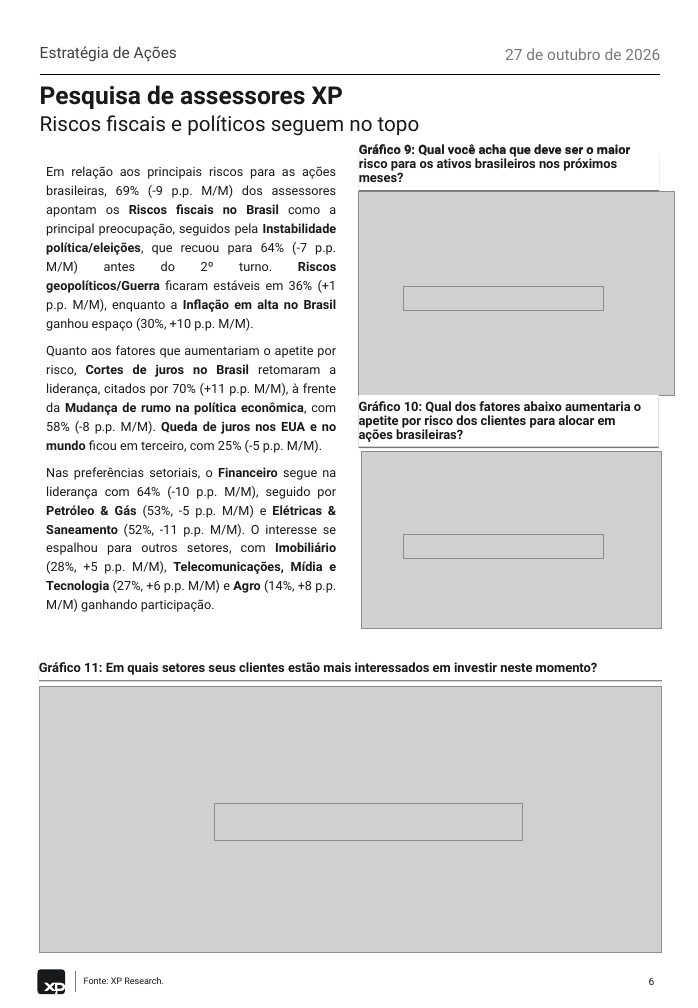
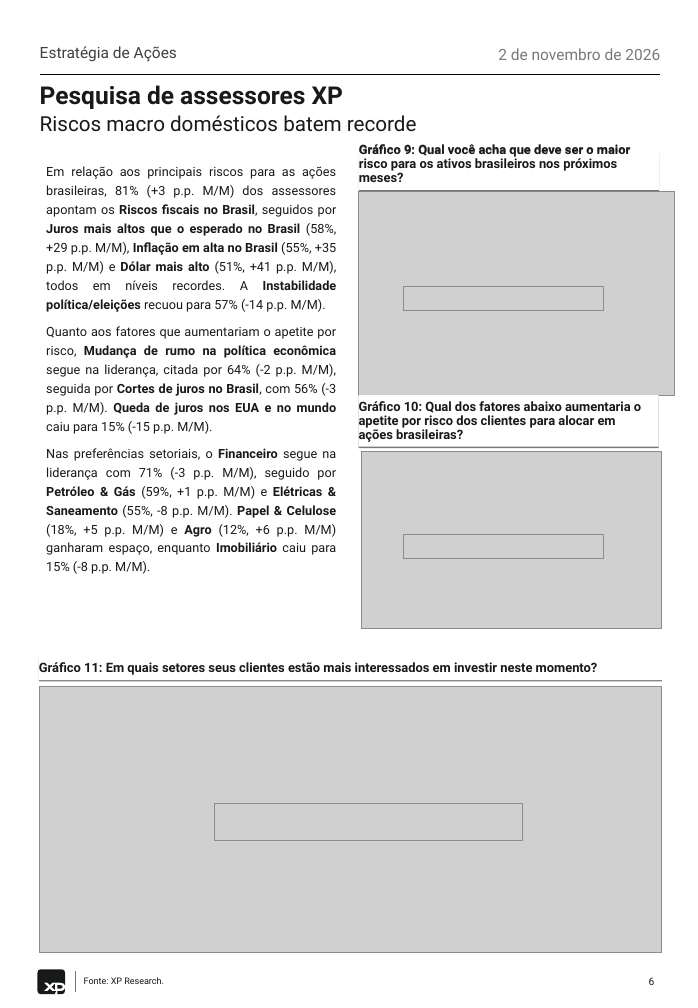
Before and after one commit to CaioLSouza/datasets, a slide deck: slide 6 of pesquisa_assessores_outubro_2026/XP Pesquisa de Assessores - Outubro 2026.pptx. Drawn at 698x1008 pixels with LibreOffice and Linux fonts; fonts in the diff are those of the drawing; grey boxes stand for pictures. Boxes give left, top, right and bottom in pixels: in the first picture for what was removed or moved away, otherwise in the second. Text is boxed around its words. In the diff, an @@ line names an element or a change of style, - is before the commit and + after.

```diff
--- a/pesquisa_assessores_outubro_2026/XP Pesquisa de Assessores - Outubro 2026.pptx
+++ b/pesquisa_assessores_outubro_2026/XP Pesquisa de Assessores - Outubro 2026.pptx
@@ text at box(498, 48, 660, 60): text changed @@
-27 de outubro de 2026
+2 de novembro de 2026
@@ text at box(40, 115, 417, 132): text changed @@
-Riscos fiscais e políticos seguem no topo
+Riscos macro domésticos batem recorde
@@ text at box(46, 166, 337, 574): text changed @@
-Em relação aos principais riscos para as ações brasileiras, 69% (-9 p.p. M/M) dos assessores apontam os Riscos fiscais no Brasil como a principal preocupação, seguidos pela Instabilidade política/eleições, que recuou para 64% (-7 p.p. M/M) antes do 2º turno. Riscos geopolíticos/Guerra ficaram estáveis em 36% (+1 p.p. M/M), enquanto a Inflação em alta no Brasil ganhou espaço (30%, +10 p.p. M/M).
-Quanto aos fatores que aumentariam o apetite por risco, Cortes de juros no Brasil retomaram a liderança, citados por 70% (+11 p.p. M/M), à frente da Mudança de rumo na política econômica, com 58% (-8 p.p. M/M). Queda de juros nos EUA e no mundo ficou em terceiro, com 25% (-5 p.p. M/M).
-Nas preferências setoriais, o Financeiro segue na liderança com 64% (-10 p.p. M/M), seguido por Petróleo & Gás (53%, -5 p.p. M/M) e Elétricas & Saneamento (52%, -11 p.p. M/M). O interesse se espalhou para outros setores, com Imobiliário (28%, +5 p.p. M/M), Telecomunicações, Mídia e Tecnologia (27%, +6 p.p. M/M) e Agro (14%, +8 p.p. M/M) ganhando participação.
+Em relação aos principais riscos para as ações brasileiras, 81% (+3 p.p. M/M) dos assessores apontam os Riscos fiscais no Brasil, seguidos por Juros mais altos que o esperado no Brasil (58%, +29 p.p. M/M), Inflação em alta no Brasil (55%, +35 p.p. M/M) e Dólar mais alto (51%, +41 p.p. M/M), todos em níveis recordes. A Instabilidade política/eleições recuou para 57% (-14 p.p. M/M).
+Quanto aos fatores que aumentariam o apetite por risco, Mudança de rumo na política econômica segue na liderança, citada por 64% (-2 p.p. M/M), seguida por Cortes de juros no Brasil, com 56% (-3 p.p. M/M). Queda de juros nos EUA e no mundo caiu para 15% (-15 p.p. M/M).
+Nas preferências setoriais, o Financeiro segue na liderança com 71% (-3 p.p. M/M), seguido por Petróleo & Gás (59%, +1 p.p. M/M) e Elétricas & Saneamento (55%, -8 p.p. M/M). Papel & Celulose (18%, +5 p.p. M/M) e Agro (12%, +6 p.p. M/M) ganharam espaço, enquanto Imobiliário caiu para 15% (-8 p.p. M/M).
```
Also in this commit, not shown: 7 other slides changed, 3 other files.
